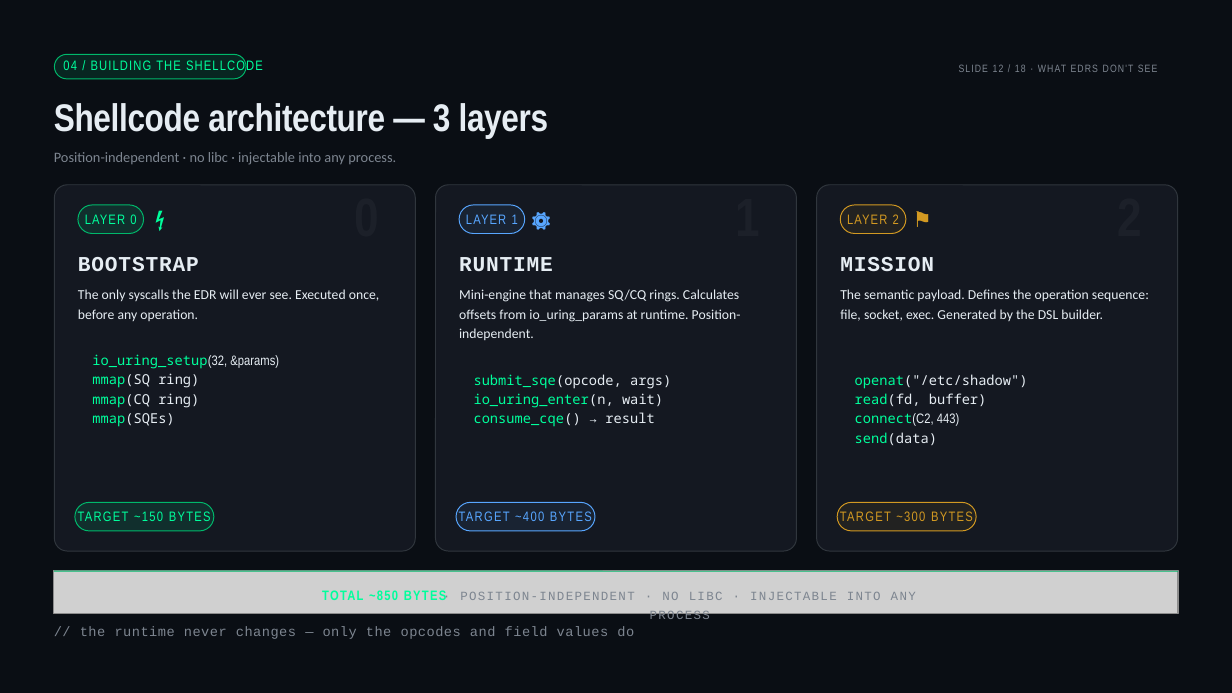
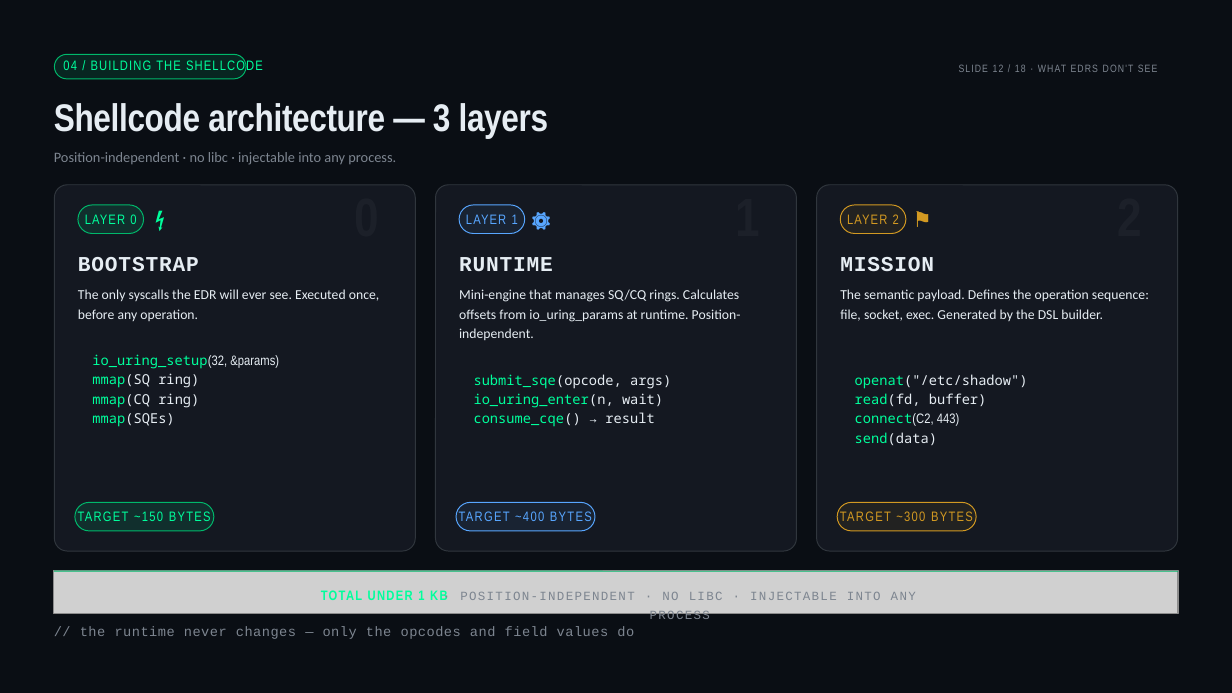
Before and after one commit to maycon/I-OWN-URING, a slide deck: slide 12 of talk/What EDRs Don't See — Syscall-less Shellcode via io_uring.pptx. Drawn at 1232x693 pixels with LibreOffice and Linux fonts; fonts in the diff are those of the drawing; grey boxes stand for pictures. Boxes give left, top, right and bottom in pixels: in the first picture for what was removed or moved away, otherwise in the second. Text is boxed around its words. In the diff, an @@ line names an element or a change of style, - is before the commit and + after.

```diff
--- a/talk/What EDRs Don't See — Syscall-less Shellcode via io_uring.pptx
+++ b/talk/What EDRs Don't See — Syscall-less Shellcode via io_uring.pptx
@@ text at (x1=321, y1=590, x2=447, y2=600): text changed @@
-TOTAL ~850 BYTES
+TOTAL UNDER 1 KB
```
Also in this commit, not shown: 6 other slides changed.
